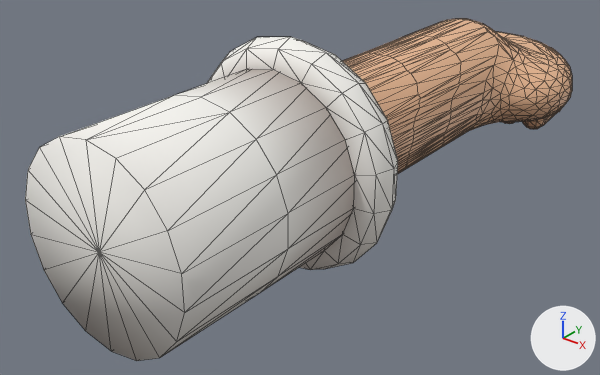
The glTF model assets/models/fp-hand-left-grip.gltf as it was, and as the next commit left it.
One viewpoint serves both versions: a 50 mm camera at (0.296, -0.731, 0.216) aimed at (-0.03, -0.324, -0.036). Every picture has the same lights, and +X, +Y and +Z are marked at lower right. The first picture is the older version. Mesh edges are drawn as thin lines. Vertices at exactly the same position are counted once.

In view in the first picture: 'model'.
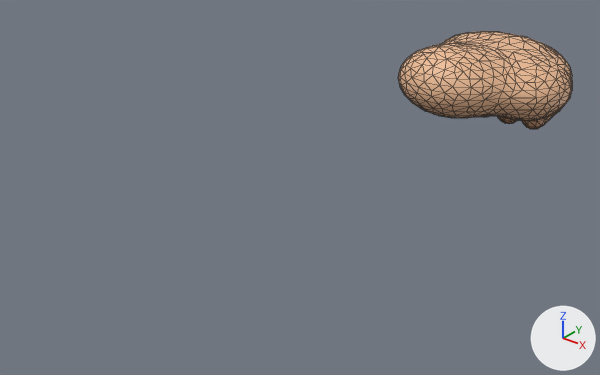
Location of each change, [x1, y1, x2, y2] in pixels of the pictures (600 x 375 px; the box of a moved part takes in the faces that stretch with it):
'model', reshaped (68% narrower, 71% shorter): before [25, 19, 572, 361]; after [398, 31, 572, 129]
part 1 of me_model, deleted: before [206, 37, 398, 270]
part 2 of me_model, deleted: before [25, 69, 355, 361]
part 3 of me_model, moved or reshaped: before [343, 19, 572, 174]; after [398, 31, 572, 121]

Patch to the scene script:
```diff
--- a/assets/models/fp-hand-left-grip.gltf.py
+++ b/assets/models/fp-hand-left-grip.gltf.py
@@ me_model @@
 # used by ob_model
-me_model.from_pydata(...)  # 1812 vertices, 3454 faces; spans x -0.079..0.074, y -0.515..-0.035, z -0.068..0.084
+me_model.from_pydata(...)  # 1200 vertices, 2256 faces; spans x -0.058..0.074, y -0.202..-0.035, z -0.052..0.032
+# me_model part 1: the loose piece of 150 vertices spanning x -0.079..0.071, y -0.381..-0.349, z -0.068..0.084 is deleted
+# me_model part 2: the loose piece of 56 vertices spanning x -0.063..0.055, y -0.515..-0.365, z -0.052..0.068 is deleted
+# me_model part 3: 25 vertices moved from x -0.058..0.07, y -0.169..-0.079, z -0.025..0.03 to x -0.054..0.068, y -0.158..-0.077, z -0.025..0.023; 677 vertices removed from x -0.058..0.074, y -0.428..-0.053, z -0.036..0.051; 366 vertices added at x -0.058..0.074, y -0.202..-0.052, z -0.027..0.032
+# other edits to the shape of me_model do not show in these pictures
 me_model.materials.append(mat_skin)
 me_model.materials.append(mat_nail)
-me_model.materials.append(mat_chef_whites)
-me_model.materials.append(mat_cuff_piping)
```
